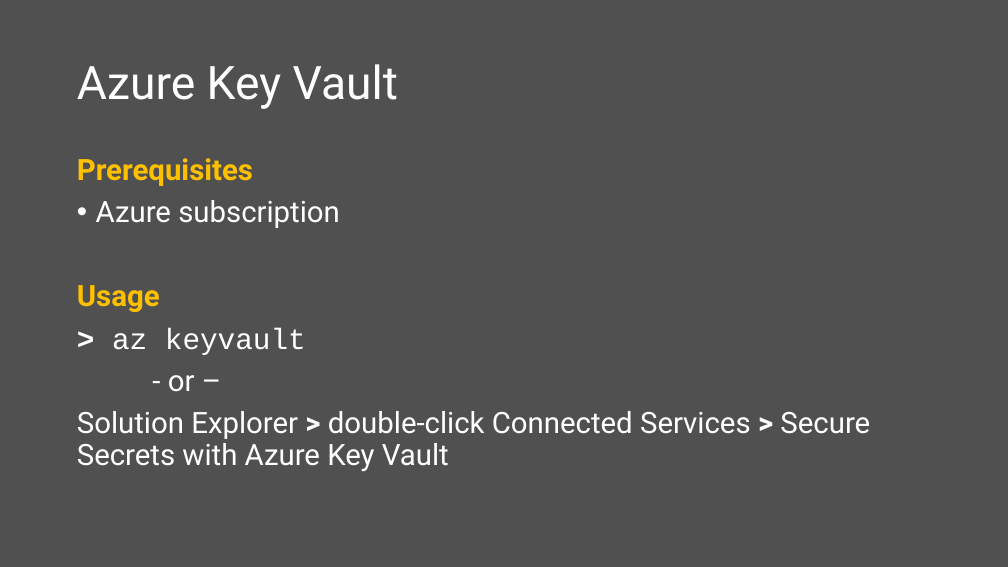
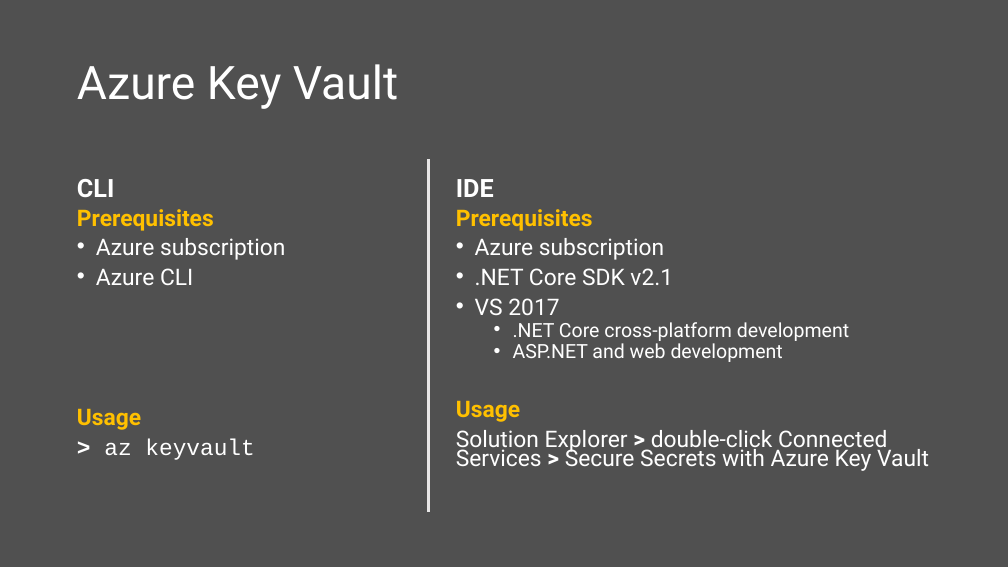
Before and after one commit to scottaddie/slide-decks, a slide deck: slide 10 of Protecting App Secrets.pptx. Drawn at 1008x567 pixels with LibreOffice and Linux fonts; fonts in the diff are those of the drawing. Boxes give left, top, right and bottom in pixels: in the first picture for what was removed or moved away, otherwise in the second. Text is boxed around its words. In the diff, an @@ line names an element or a change of style, - is before the commit and + after.

Commit message:
More Key Vault content

```diff
--- a/Protecting App Secrets.pptx
+++ b/Protecting App Secrets.pptx
@@ text added at (x1=77, y1=179, x2=114, y2=197), 24 pt, text #FFFFFF, bold @@
+CLI
@@ line added from (429, 160) to (429, 512), #E7E6E6 3 pt @@
@@ text added at (x1=456, y1=179, x2=494, y2=197), 24 pt, text #FFFFFF, bold @@
+IDE
@@ text "Prerequisites" moved from (x1=77, y1=158, x2=870, y2=472) to (x1=77, y1=209, x2=285, y2=460) @@
@@ text at (x1=77, y1=209, x2=285, y2=460): size 28 to 21.7 pt in "Prerequisites", "Azure subscription", "Usage", "> az keyvault"; line spacing 0.9 to 0.7 @@
@@ text added at (x1=456, y1=209, x2=929, y2=471), 21.7 pt, text #FFFFFF @@
+Prerequisites
+• Azure subscription
+• .NET Core SDK v2.1
+• VS 2017
+  • .NET Core cross-platform development
+  • ASP.NET and web development
+Usage
+Solution Explorer > double-click Connected Services > Secure Secrets with Azure Key Vault
@@ text at (x1=96, y1=268, x2=193, y2=285): paragraph added @@
+• Azure CLI
@@ text at (x1=77, y1=375, x2=870, y2=472): paragraphs removed @@
-- or –
-Solution Explorer > double-click Connected Services > Secure Secrets with Azure Key Vault
```
Also in this commit, not shown: 2 other slides changed.
